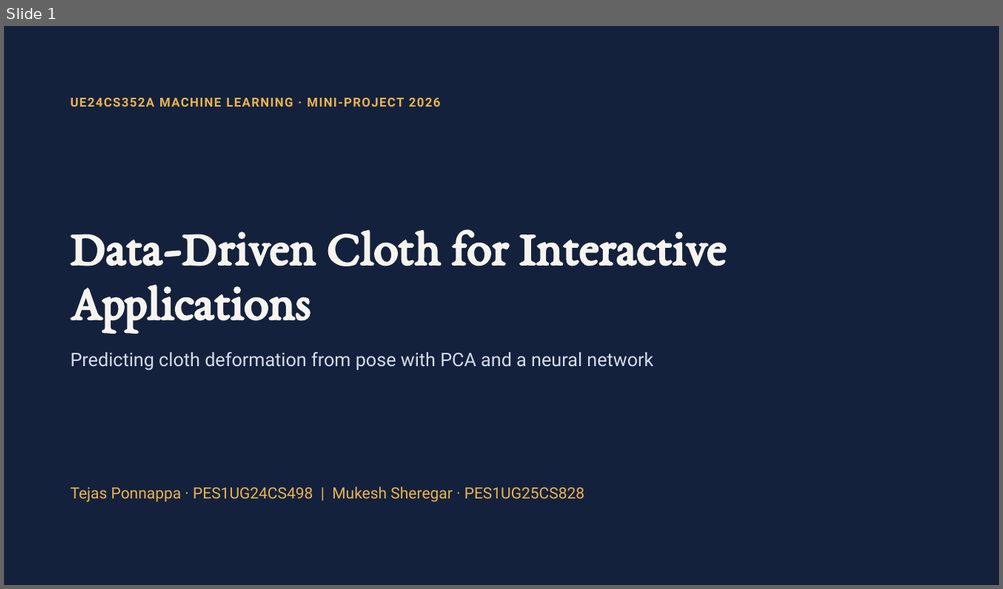
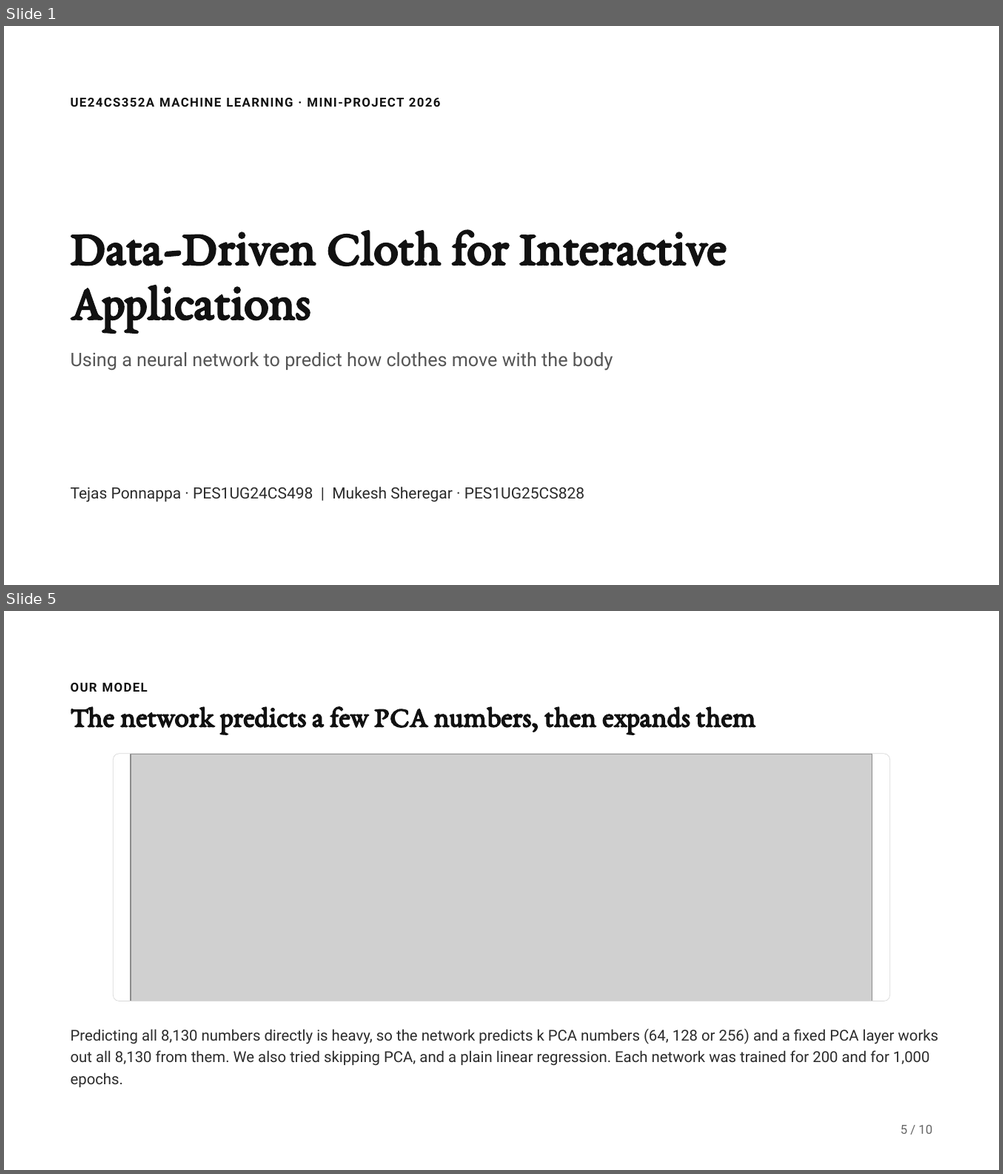
Before and after one commit to TejasPonnappa/data-driven-cloth-ml, a slide deck: docs/Data-Driven Cloth ML Mini-Project.pptx. Shown one above the other, each under a label of ours: slide 1 before the commit, slides 1 and 5 after it; the slides between them are not shown. The pictures are 1003x589 and 1003x1174 pixels, drawn with LibreOffice and Linux fonts; fonts in the diff are those of the drawing; grey boxes stand for pictures. Boxes give left, top, right and bottom in pixels: in the first picture for what was removed or moved away, otherwise in the second. Text is boxed around its words. In the diff, an @@ line names an element or a change of style, - is before the commit and + after.

```diff
--- a/docs/Data-Driven Cloth ML Mini-Project.pptx
+++ b/docs/Data-Driven Cloth ML Mini-Project.pptx
@@ slide 5 added at (4, 611, 999, 1170), background #FFFFFF @@
@@ text added at (71, 683, 148, 692), 12 pt, text #111111, bold @@
+OUR MODEL
@@ title added at (71, 706, 756, 734), 27.9 pt, text #111111, bold @@
+The network predicts a few PCA numbers, then expands them
@@ rounded rectangle added at (113, 754, 890, 1001), outline #D9D9D9 0.5 pt @@
@@ picture added at (131, 755, 873, 1001) @@
@@ text added at (71, 1029, 939, 1088), 14.5 pt, text #2B2B2B @@
+Predicting all 8,130 numbers directly is heavy, so the network predicts k PCA numbers (64, 128 or 256) and a fixed PCA layer works out all 8,130 from them. We also tried skipping PCA, and a plain linear regression. Each network was trained for 200 and for 1,000 epochs.
@@ text added at (900, 1125, 932, 1134), 12 pt, text #666666 @@
+5 / 10
@@ slide 1 changed as well @@
@@ background #14213D to #FFFFFF @@
@@ text "UE24CS352A MACHINE LEARNING · MINI-PROJECT ..." at (71, 98, 441, 107): text colour #E9B44C to #111111 @@
@@ title "Data-Driven Cloth for Interactive Applications" at (71, 230, 726, 332): text colour #F6F4EE to #111111 @@
@@ text at (71, 352, 613, 371): text changed; text colour #D5DCE8 to #555555 @@
-Predicting cloth deformation from pose with PCA and a neural network
+Using a neural network to predict how clothes move with the body
@@ text "Tejas Ponnappa · PES1UG24CS498 | ..." at (71, 487, 584, 503): text colour #E9B44C to #2B2B2B @@
```
Also in this commit, not shown: 1 other slide changed, 7 other slides added, 11 slides removed.
